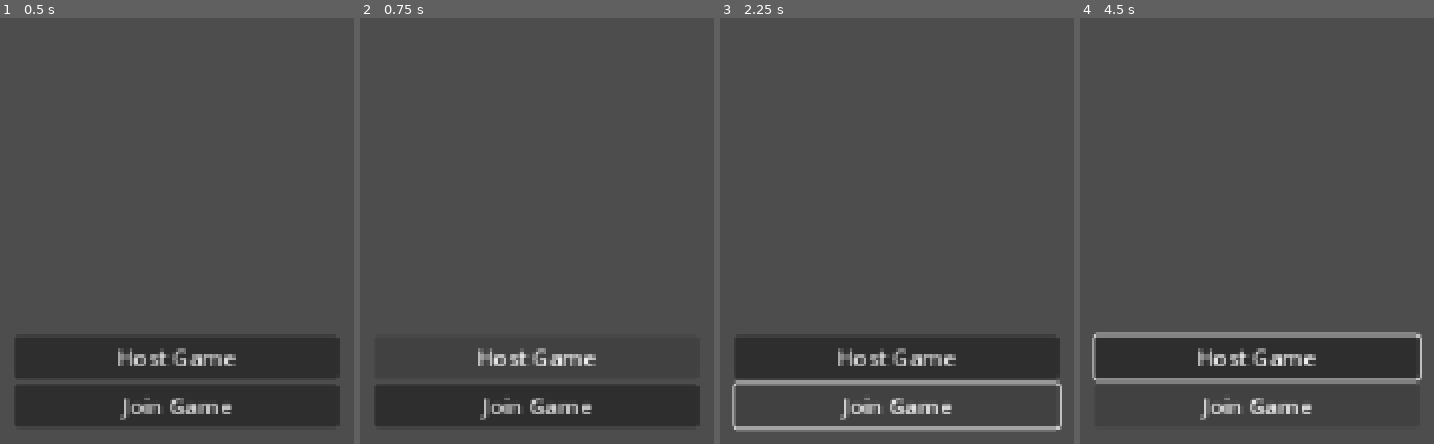
Above: before the commit, frames 1-4 (left to right).
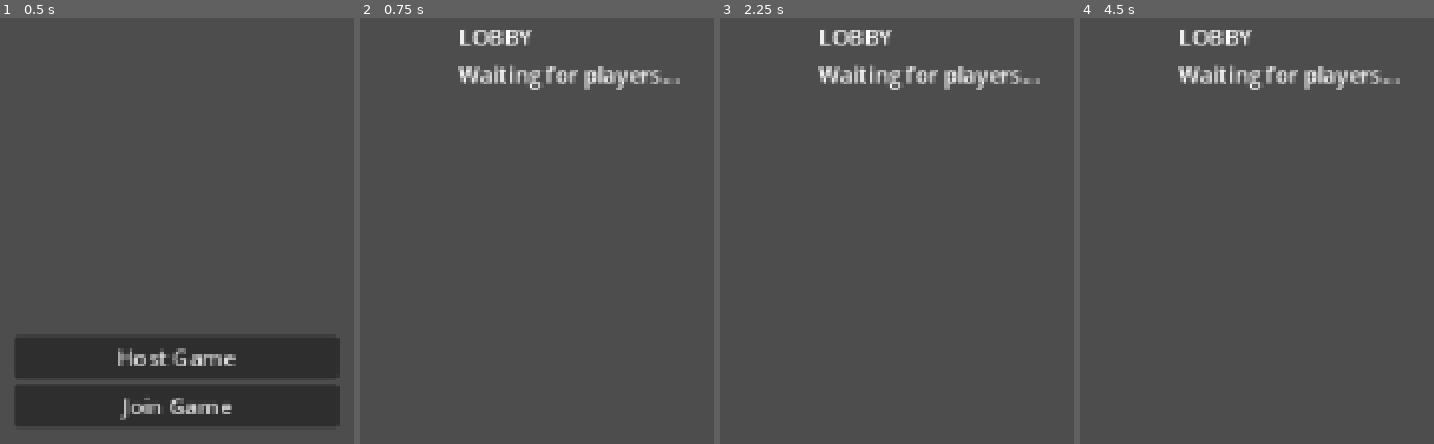
Above: after the commit, the same moments.

Repository: tszyana/SenselessChefs
Game: Godot game, scene res://scenes/main_menu.tscn
Two runs of this game, one before a commit and one after it. Both use one fixed random seed, a clock stepped at 60 frames per second and the inputs below.
Inputs (mouse positions are in pixels of both pictures, inside the frame that each line leads up to):
- Up to frame 1 (0.5 s): no input
- Up to frame 2 (0.75 s): click "Host Game" at 0.5 s
- Up to frame 3 (2.25 s): click (897, 405) at 1.25 s, where only the run before the commit has a clickable "Join Game"; hold Right (right) from 2.03 s (still down)
- Up to frame 4 (4.5 s): release Right (right) at 2.78 s; hold S (down) 2.78-3.53 s; hold Right (right) 3.53-4.28 s; hold Up (up) from 4.28 s (still down)

Frame 1 is identical in both runs. In frame 2, 11% of the frame differs, in the area x 4-97%, y 2-96%; in frame 3, 14%, in the area x 3-97%, y 2-98%; in frame 4, 14%.

Commit message:
switches to lobby after pressing host button

Diff:
--- a/scenes/lobby.tscn
+++ b/scenes/lobby.tscn
@@ -10,8 +10,10 @@
 
 [node name="VBoxContainer" type="VBoxContainer" parent="." unique_id=1673287037]
 layout_mode = 0
-offset_right = 40.0
-offset_bottom = 40.0
+offset_left = 500.0
+offset_top = 68.0
+offset_right = 659.0
+offset_bottom = 118.0
 
 [node name="Label" type="Label" parent="VBoxContainer" unique_id=1456625464]
 layout_mode = 2
--- a/scripts/main_menu.gd
+++ b/scripts/main_menu.gd
@@ -4,6 +4,7 @@
 func _on_host_button_pressed() -> void:
 	print("HOST BUTTON PRESSED")
 	NetworkManager.host_game()
+	get_tree().change_scene_to_file("res://scenes/lobby.tscn")
 
 func _on_join_button_pressed() -> void:
 	print("JOIN GAME BUTTON PRESSED")
